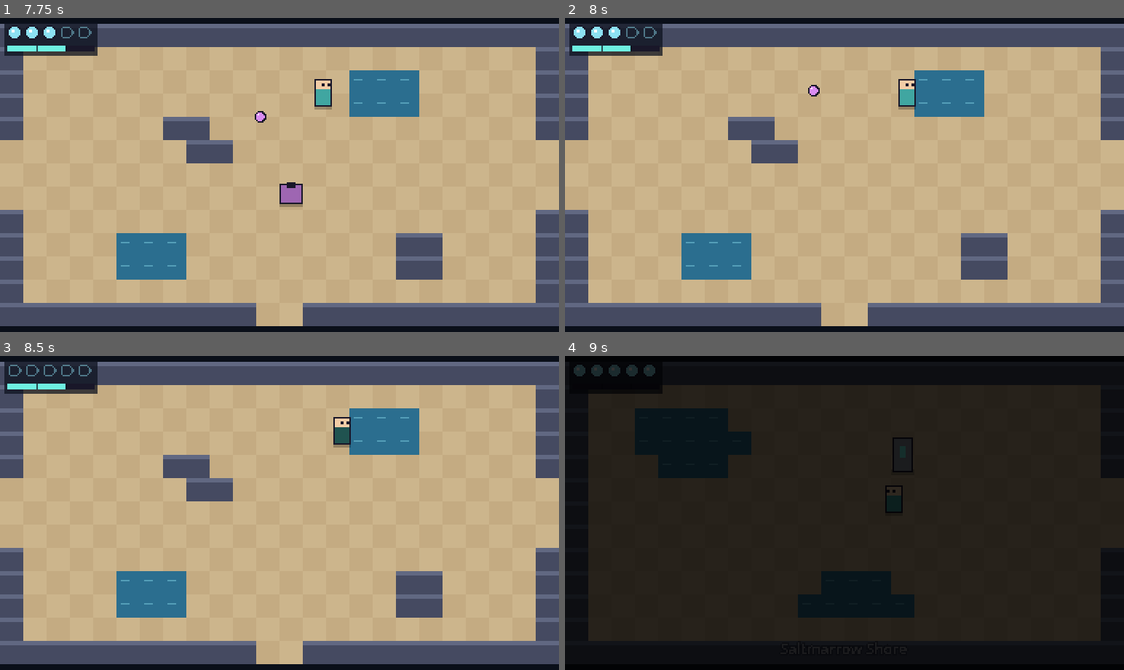
Above: before the commit, frames 1-4 (two rows, left to right).
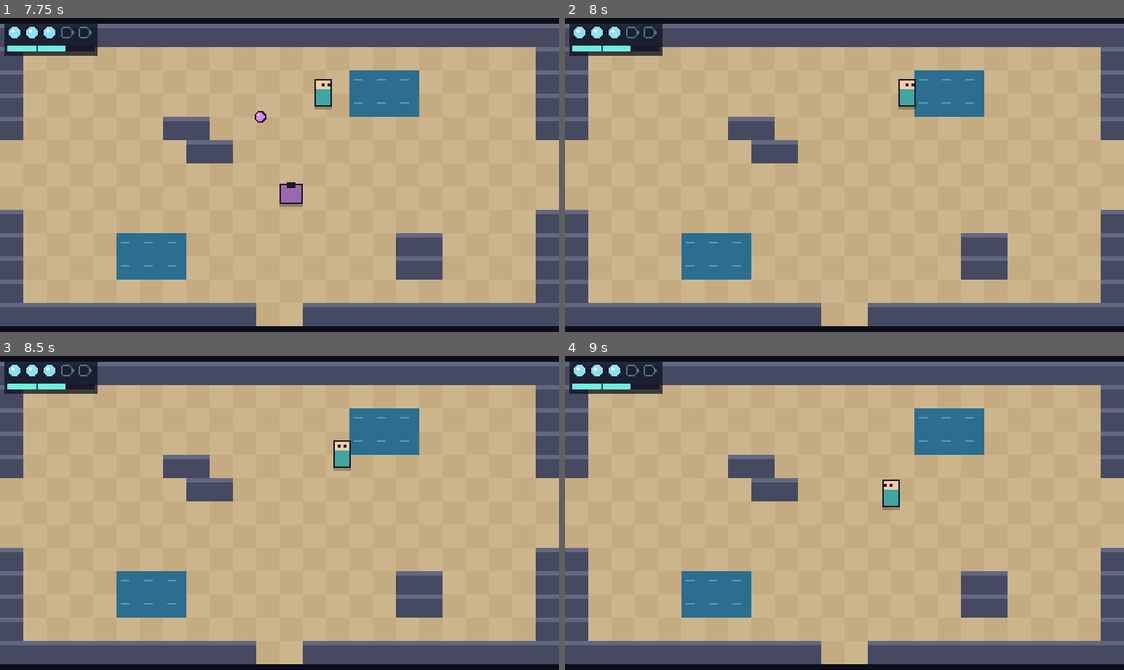
Above: after the commit, the same moments.

Repository: ashciraulo/Leviathan
Game: Godot game, scene res://tests/smoke_test.tscn
Same seed, same stepped clock (60 frames per second), same inputs: the game is played once before the commit and once after it. This scene is started directly instead of the project's main scene.
Inputs:
- Up to frame 1 (7.75 s): hold D (move_right) 0.53-1.28 s; tap J (attack) at 0.6, 4.35 s; hold S (move_down) 1.28-2.03 s; tap H (hum) at 1.35 s; hold D (move_right) 2.03-2.78 s; tap K (interact) at 2.1, 5.85 s; hold W (move_up) 2.78-3.53 s; tap U (item_1) at 2.85, 6.6 s; hold A (move_left) 3.53-5.03 s; tap I (item_2) at 3.6, 7.35 s; hold S (move_down) 5.03-5.78 s; hold H (hum) 5.03-5.78 s; tap Enter at 5.75 s; hold D (move_right) 5.78-6.53 s; hold W (move_up) 6.53-7.28 s; hold D (move_right) from 7.28 s (still down)
- Up to frame 2 (8 s): keep holding D (move_right)
- Up to frame 3 (8.5 s): release D (move_right) at 8.03 s; hold S (move_down) from 8.03 s (still down); tap J (attack) at 8.1 s
- Up to frame 4 (9 s): release S (move_down) at 8.78 s; hold A (move_left) from 8.78 s (still down); tap H (hum) at 8.85 s

Frame 1 is identical in both runs. In frame 2, less than 0.1% of the frame differs, in the area x 43-46%, y 21-25%; in frame 3, 0.7%; in frame 4, 96%, in the area x 0-100%, y 1-99%.

Commit message:
Smoke test: let invulnerability expire before the respawn check
The Spitter check can land a hit on Wren, and the 1 s of
invulnerability that follows made the lethal hit in the next check
miss, so Wren never died. Clear leftover shots and wait it out.

Co-Authored-By: Claude Opus 5.5 <noreply@anthropic.com>
Claude-Session: https://claude.ai/code/session_01UYEn5UPccDyrfNhgn9YYhF

Diff:
--- a/scripts/autoload/feel.gd
+++ b/scripts/autoload/feel.gd
@@ -22,6 +22,7 @@
 		_active_hitstops = 0
 		Engine.time_scale = 1.0
 
+
 func shake(strength: float) -> void:
 	if Settings.screen_shake_scale > 0.0:
 		shake_requested.emit(strength * Settings.screen_shake_scale)
--- a/tests/smoke_test.gd
+++ b/tests/smoke_test.gd
@@ -231,6 +231,11 @@
 	await _wait(3.0)
 	_check(GameState.bubbles < 3 or _count_projectiles(room) > 0, "Spitter shoots at Wren")
 	spitter.queue_free()
+	for child in room.get_children():
+		if child is Projectile:
+			child.queue_free()
+	# Let any invulnerability from a Spitter hit run out first.
+	await _wait(Player.INVULN_TIME + 0.2)
 
 	# Dying returns Wren to the last Tidestone with full breath.
 	GameState.bubbles = 1
